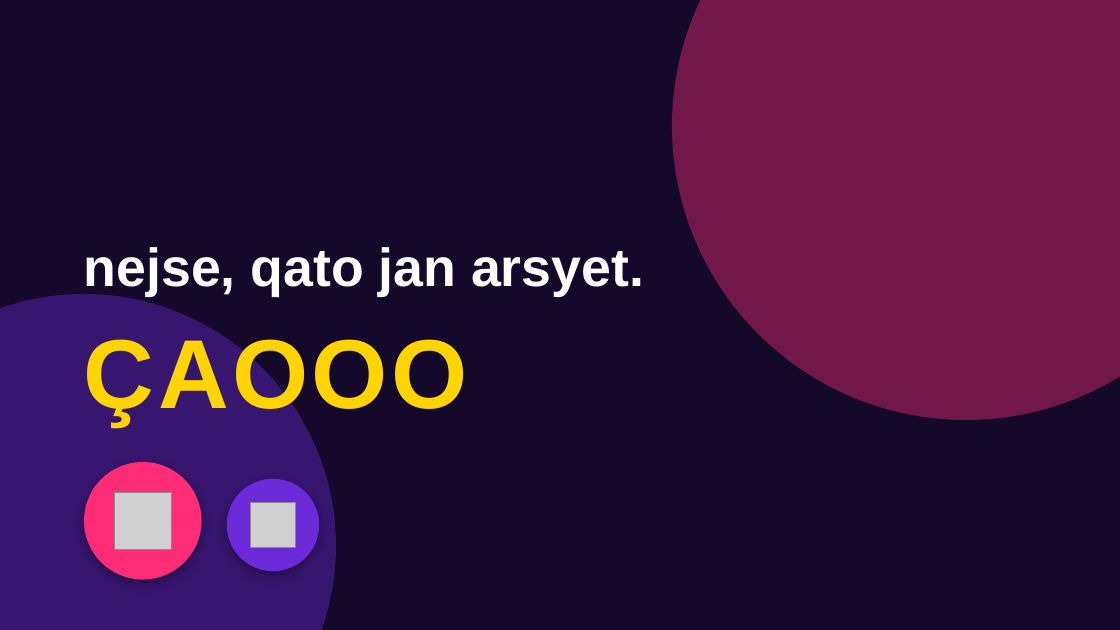
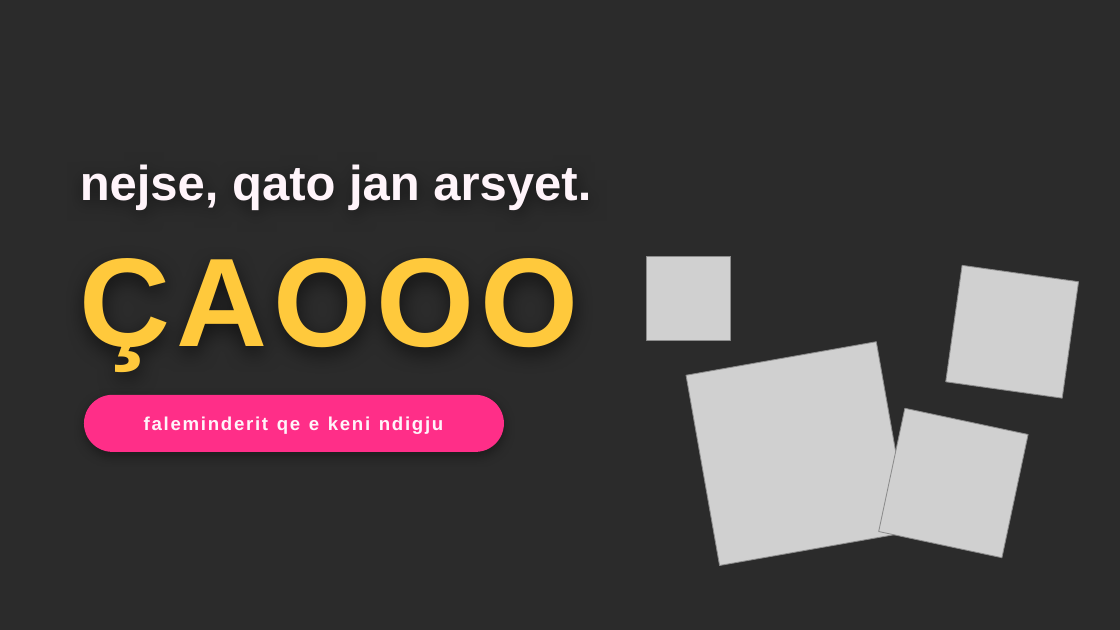
Before and after one commit to oltionselmani/Elbi, a slide deck: slide 8 of katseye-album-presentation.pptx. Drawn at 1120x630 pixels with LibreOffice and Linux fonts; fonts in the diff are those of the drawing; grey boxes stand for pictures; background and template pictures are left out; a plain dark background stands for a picture behind light text. Boxes give left, top, right and bottom in pixels: in the first picture for what was removed or moved away, otherwise in the second. Text is boxed around its words. In the diff, an @@ line names an element or a change of style, - is before the commit and + after.

```diff
--- a/katseye-album-presentation.pptx
+++ b/katseye-album-presentation.pptx
@@ background #15092B to picture (left out) @@
@@ ellipse removed at (x1=672, y1=0, x2=1120, y2=420) @@
@@ text "nejse, qato jan arsyet." moved from (x1=84, y1=247, x2=644, y2=295) to (x1=80, y1=164, x2=591, y2=210) @@
@@ text "nejse, qato jan arsyet." at (x1=80, y1=164, x2=591, y2=210): size 46 to 42 pt, text colour #FFFFFF to #FFF4FA @@
@@ text "ÇAOOO" moved from (x1=84, y1=330, x2=468, y2=426) to (x1=80, y1=258, x2=579, y2=369) @@
@@ text "ÇAOOO" at (x1=80, y1=258, x2=579, y2=369): size 84 to 108 pt, text colour #FFD400 to #FFC93C, letter spacing 3 to 5 pt @@
@@ picture added at (x1=647, y1=256, x2=731, y2=340) @@
@@ picture added at (x1=946, y1=265, x2=1079, y2=398) @@
@@ ellipse removed at (x1=0, y1=294, x2=336, y2=630) @@
@@ picture added at (x1=686, y1=342, x2=910, y2=566) @@
@@ rounded rectangle added at (x1=84, y1=395, x2=504, y2=452), fill #FF2E88 @@
@@ text added at (x1=144, y1=416, x2=443, y2=434), 16 pt, text #FFF4FA, bold @@
+faleminderit qe e keni ndigju
@@ picture added at (x1=879, y1=408, x2=1028, y2=558) @@
@@ ellipse removed at (x1=84, y1=462, x2=202, y2=580) @@
@@ ellipse removed at (x1=227, y1=479, x2=319, y2=571) @@
@@ picture removed at (x1=114, y1=492, x2=171, y2=549) @@
@@ picture removed at (x1=251, y1=503, x2=296, y2=548) @@
```
Also in this commit, not shown: 7 other slides changed.
